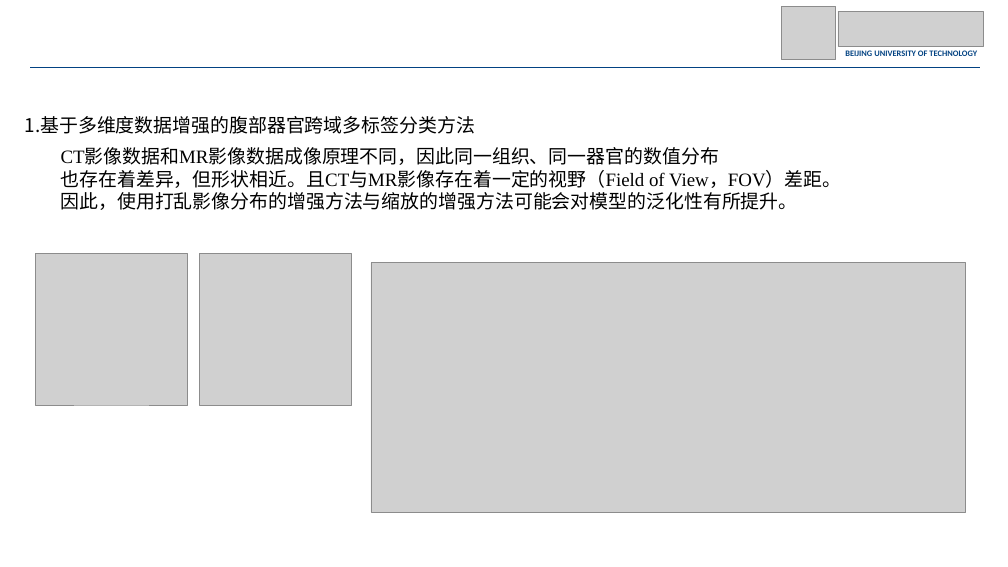
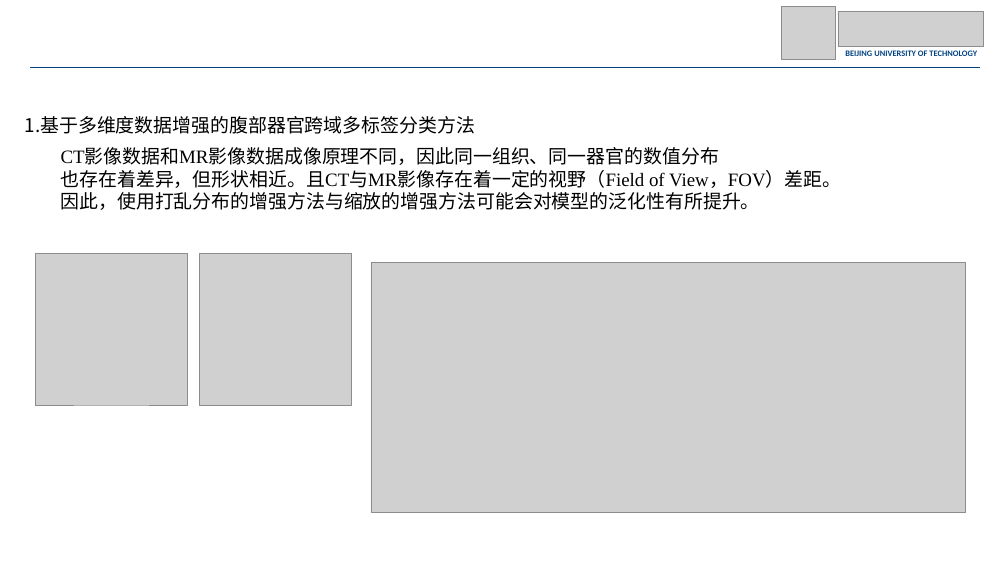
Before and after one commit to JohnnyM1ng/dissertation-proposal, a slide deck: slide 15 of 开题/开题_1210.pptx. Drawn at 1008x567 pixels with LibreOffice and Linux fonts; fonts in the diff are those of the drawing; grey boxes stand for pictures. Boxes give left, top, right and bottom in pixels: in the first picture for what was removed or moved away, otherwise in the second. Text is boxed around its words. In the diff, an @@ line names an element or a change of style, - is before the commit and + after.

```diff
--- a/开题/开题_1210.pptx
+++ b/开题/开题_1210.pptx
@@ text at <box>61,192,760,210</box>: text changed @@
-因此，使用打乱影像分布的增强方法与缩放的增强方法可能会对模型的泛化性有所提升。
+因此，使用打乱分布的增强方法与缩放的增强方法可能会对模型的泛化性有所提升。
```
Also in this commit, not shown: 13 other slides changed, 3 slides removed, 3 other files.
